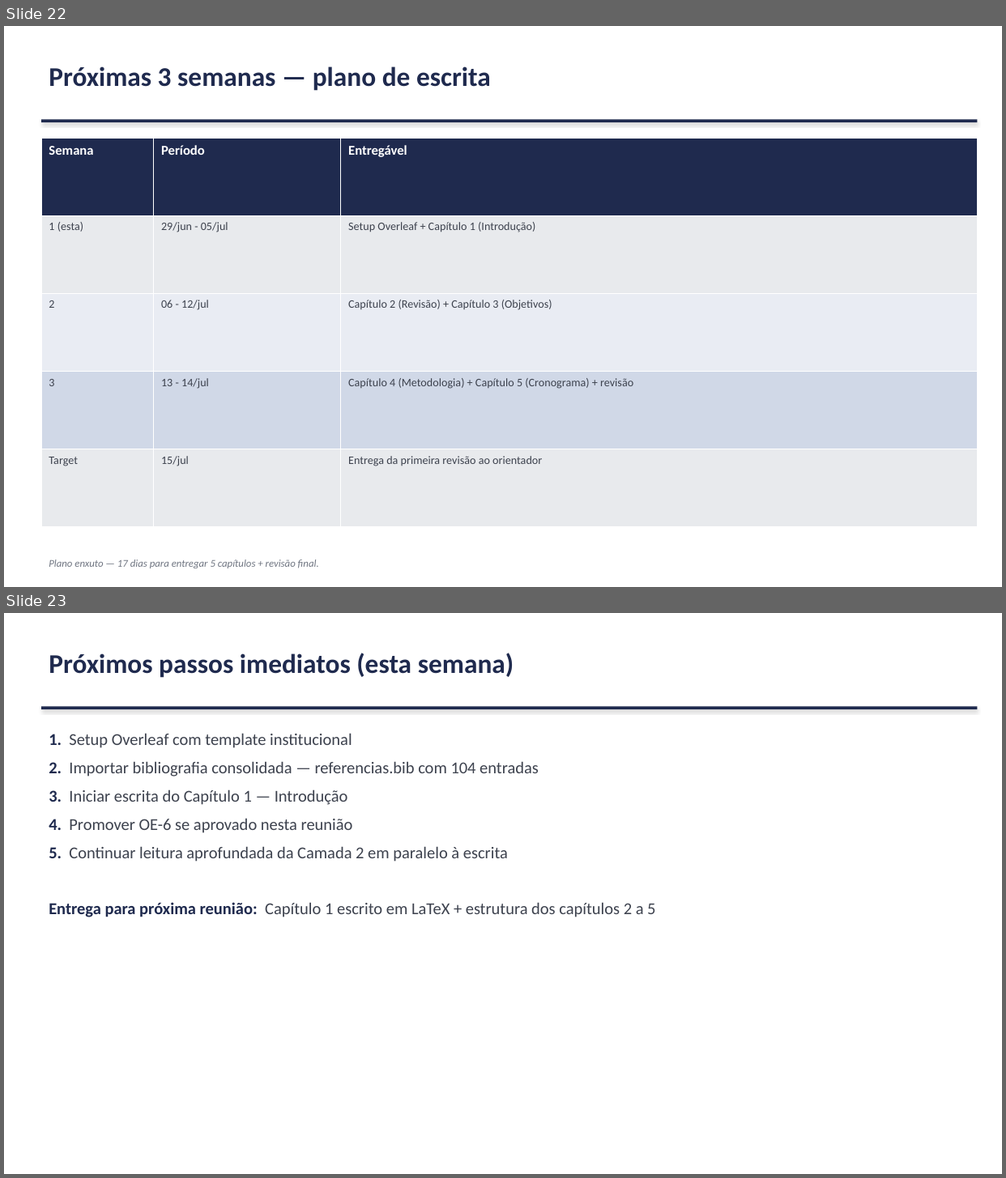
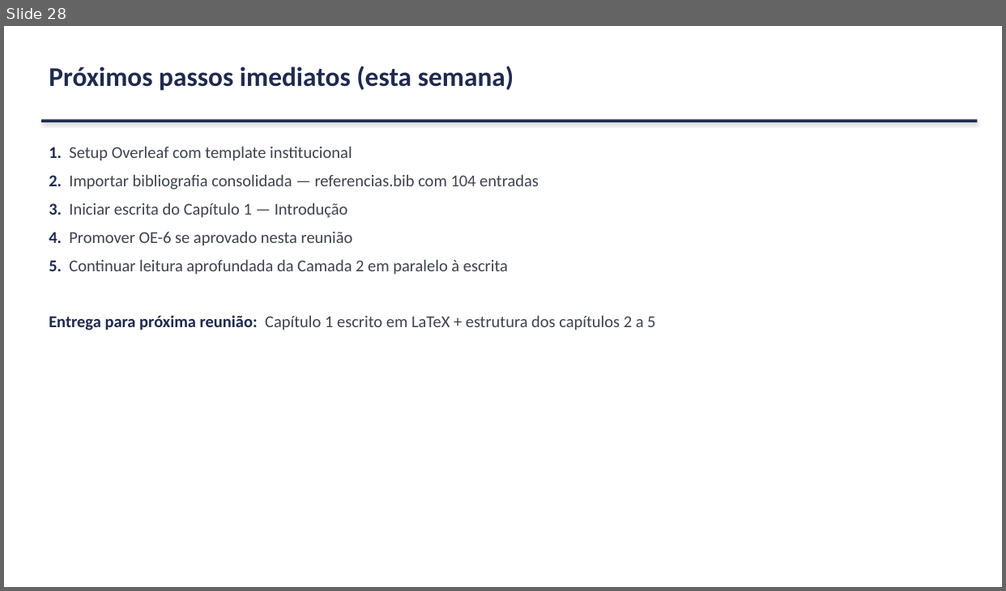
Before and after one commit to marcellozzetti/Facial-Recognition-Models-Mitigating-Bias, a slide deck: docs/ativo/material_reuniao_orientador_2026-06-28.pptx. Shown one above the other, each under a label of ours: slides 22 and 23 before the commit, slide 28 after it. The pictures are 1006x1178 and 1006x591 pixels, drawn with LibreOffice and Linux fonts; fonts in the diff are those of the drawing. Boxes give left, top, right and bottom in pixels: in the first picture for what was removed or moved away, otherwise in the second. Text is boxed around its words. In the diff, an @@ line names an element or a change of style, - is before the commit and + after.

```diff
--- a/docs/ativo/material_reuniao_orientador_2026-06-28.pptx
+++ b/docs/ativo/material_reuniao_orientador_2026-06-28.pptx
@@ slide 22 removed at [4, 26, 1002, 587], background #FFFFFF @@
@@ text removed at [49, 66, 491, 91] @@
-Próximas 3 semanas — plano de escrita
@@ rectangle removed at [41, 120, 978, 122] @@
@@ table removed at [41, 139, 978, 527], 5 rows, 3 columns @@
-Semana | Período | Entregável
-1 (esta) | 29/jun - 05/jul | Setup Overleaf + Capítulo 1 (Introdução)
-2 | 06 - 12/jul | Capítulo 2 (Revisão) + Capítulo 3 (Objetivos)
-3 | 13 - 14/jul | Capítulo 4 (Metodologia) + Capítulo 5 (Cronograma) + revisão
-Target | 15/jul | Entrega da primeira revisão ao orientador
@@ text removed at [49, 560, 319, 569] @@
-Plano enxuto — 17 dias para entregar 5 capítulos + revisão final.
@@ what was slide 23 is now slide 28 @@
```
Also in this commit, not shown: 4 slides changed, 6 slides added, 6 other files.
